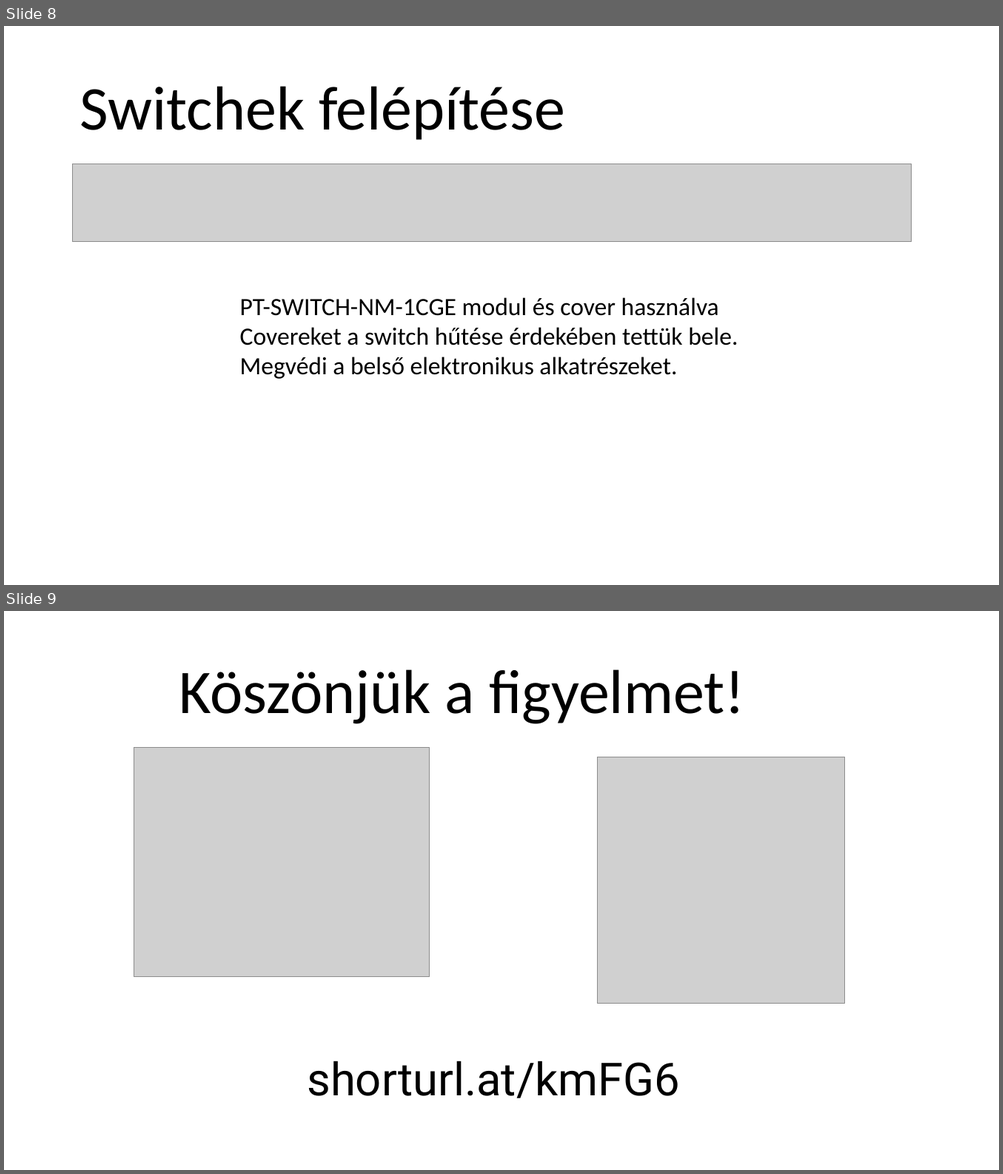
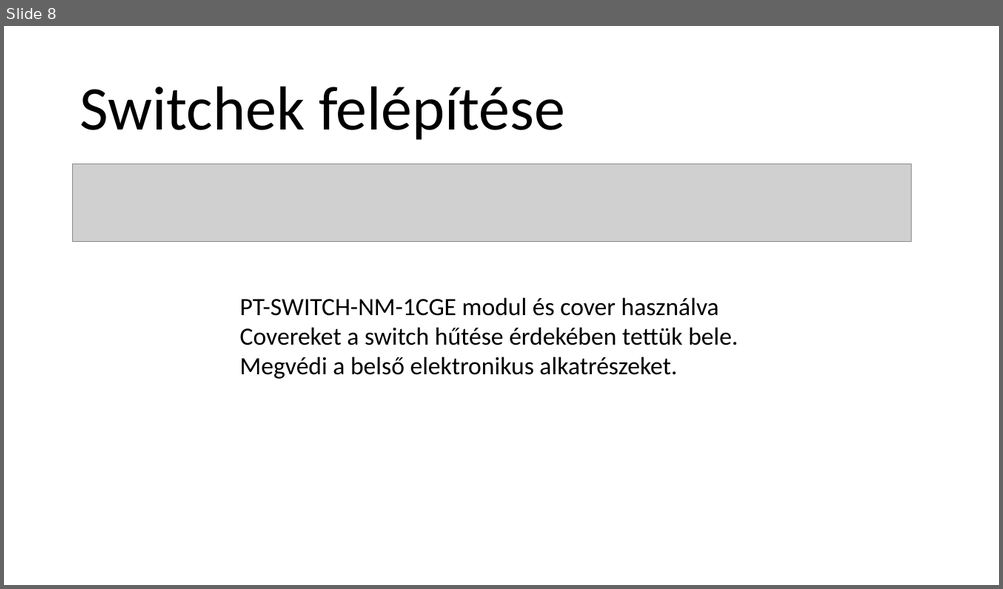
Before and after one commit to belain3d/halozatProjektek, a slide deck: PPT/2-3-Projektmunka.pptx. Shown one above the other, each under a label of ours: slides 8 and 9 before the commit, slide 8 after it. The pictures are 1003x1174 and 1003x589 pixels, drawn with LibreOffice and Linux fonts; fonts in the diff are those of the drawing; grey boxes stand for pictures. Boxes give left, top, right and bottom in pixels: in the first picture for what was removed or moved away, otherwise in the second. Text is boxed around its words. In the diff, an @@ line names an element or a change of style, - is before the commit and + after.

```diff
--- a/PPT/2-3-Projektmunka.pptx
+++ b/PPT/2-3-Projektmunka.pptx
@@ slide 9 removed at (4, 611, 999, 1170), background #FFFFFF @@
@@ title removed at (179, 669, 745, 724) @@
-Köszönjük a figyelmet!
@@ picture removed at (134, 748, 430, 977) @@
@@ picture removed at (598, 758, 845, 1004) @@
@@ text removed at (307, 1061, 680, 1099) @@
-shorturl.at/kmFG6
```
Also in this commit, not shown: 1 slide changed, 1 slide added, 1 other file.
